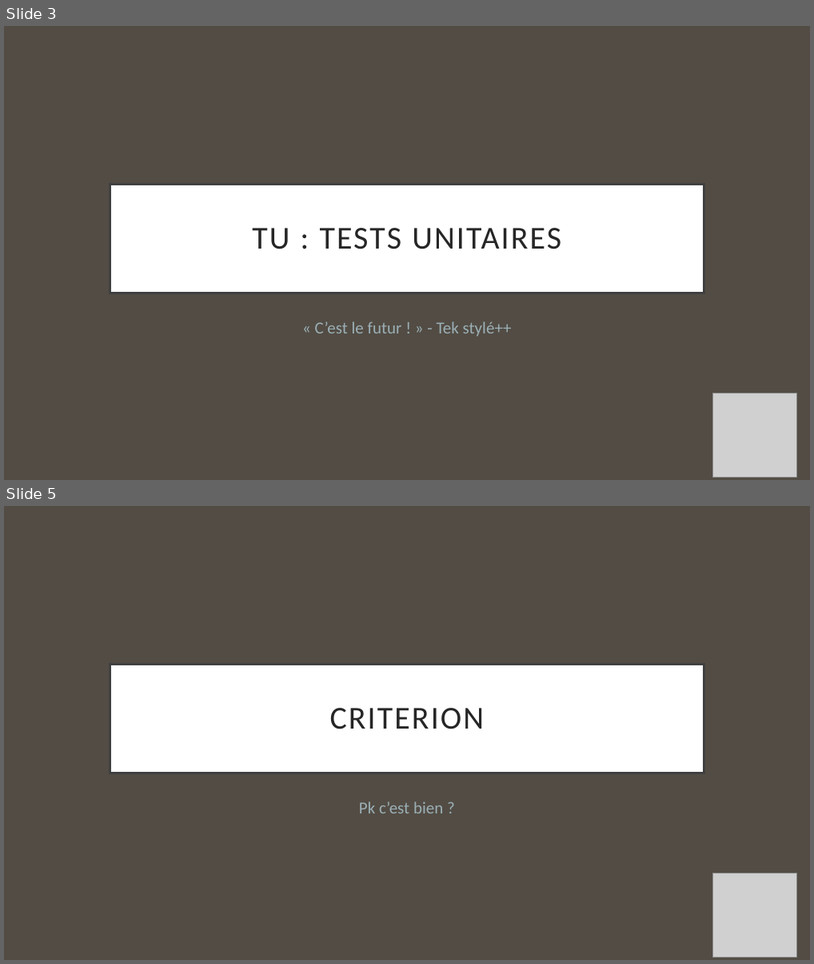
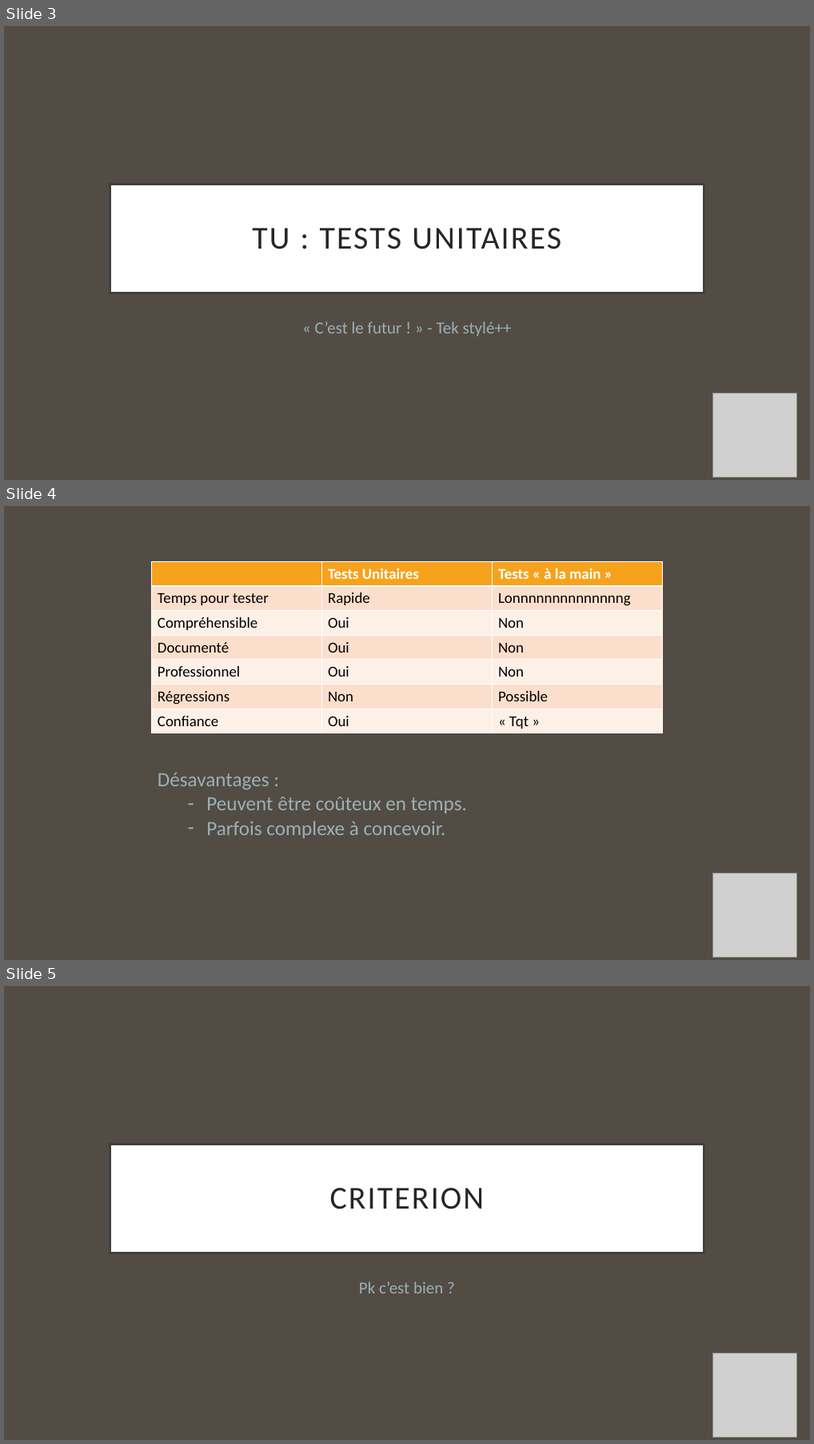
Before and after one commit to MaxtheGoodGuy/Live-Coding-Units-Tests, a slide deck: ppt/TU.pptx. Shown one above the other, each under a label of ours: slides 3 and 5 before the commit, slides 3, 4 and 5 after it; the slides between them are not shown. The pictures are 814x964 and 814x1444 pixels, drawn with LibreOffice and Linux fonts; fonts in the diff are those of the drawing; grey boxes stand for pictures. Boxes give left, top, right and bottom in pixels: in the first picture for what was removed or moved away, otherwise in the second. Text is boxed around its words. In the diff, an @@ line names an element or a change of style, - is before the commit and + after.

Commit message:
ppt

```diff
--- a/ppt/TU.pptx
+++ b/ppt/TU.pptx
@@ slide 4 added at bbox=[4, 506, 810, 960], background #524C44 @@
@@ table added at bbox=[152, 562, 663, 733], 7 rows, 3 columns @@
+ | Tests Unitaires | Tests « à la main »
+Temps pour tester | Rapide | Lonnnnnnnnnnnnnng
+Compréhensible | Oui | Non
+Documenté | Oui | Non
+Professionnel | Oui | Non
+Régressions | Non | Possible
+Confiance | Oui | « Tqt »
@@ text added at bbox=[158, 772, 467, 838], 24 pt, text #9BAFB5 @@
+Désavantages :
+  – Peuvent être coûteux en temps.
+  – Parfois complexe à concevoir.
@@ picture added at bbox=[713, 872, 797, 956] @@
```
Also in this commit, not shown: 1 slide removed.
